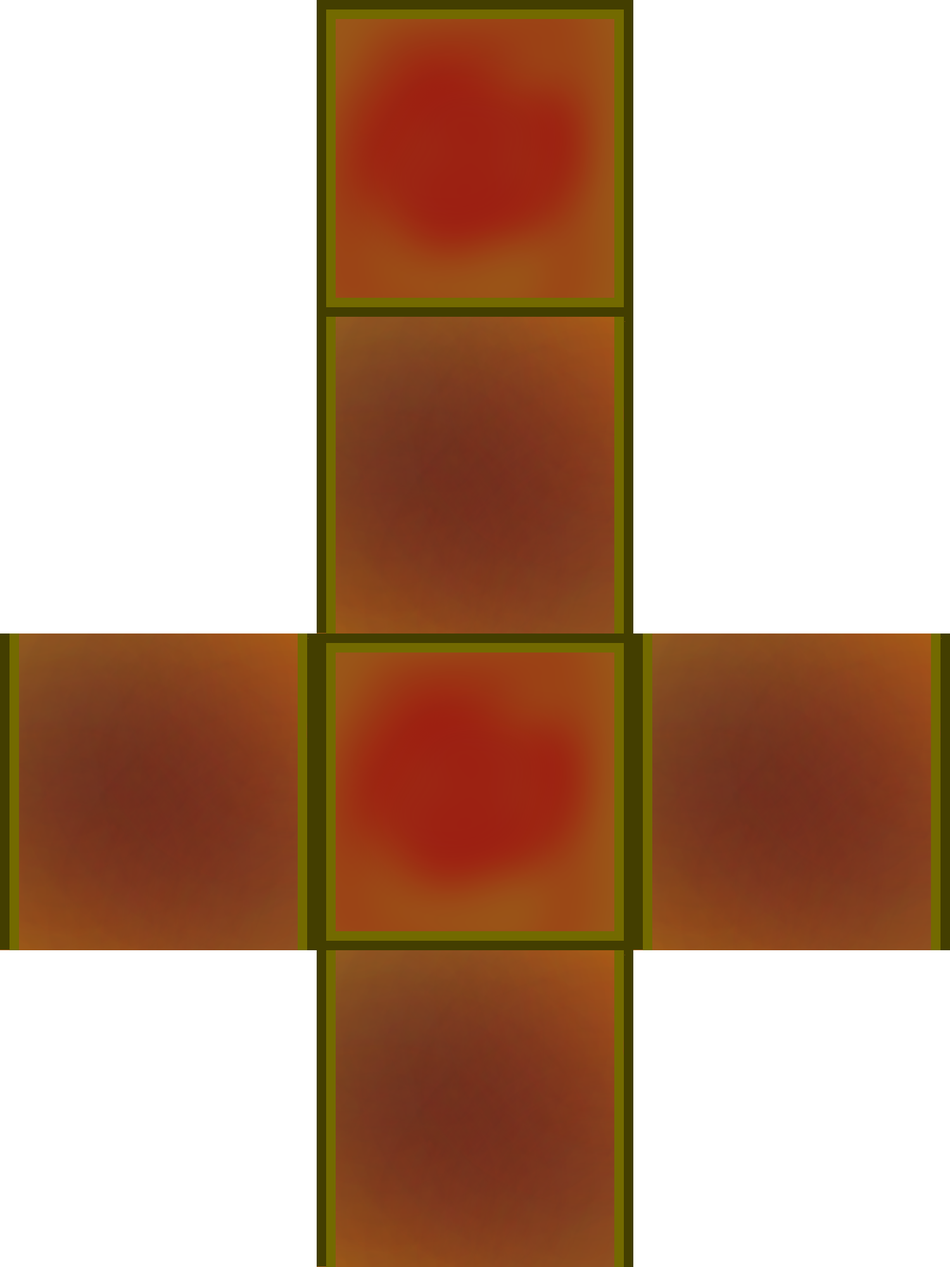
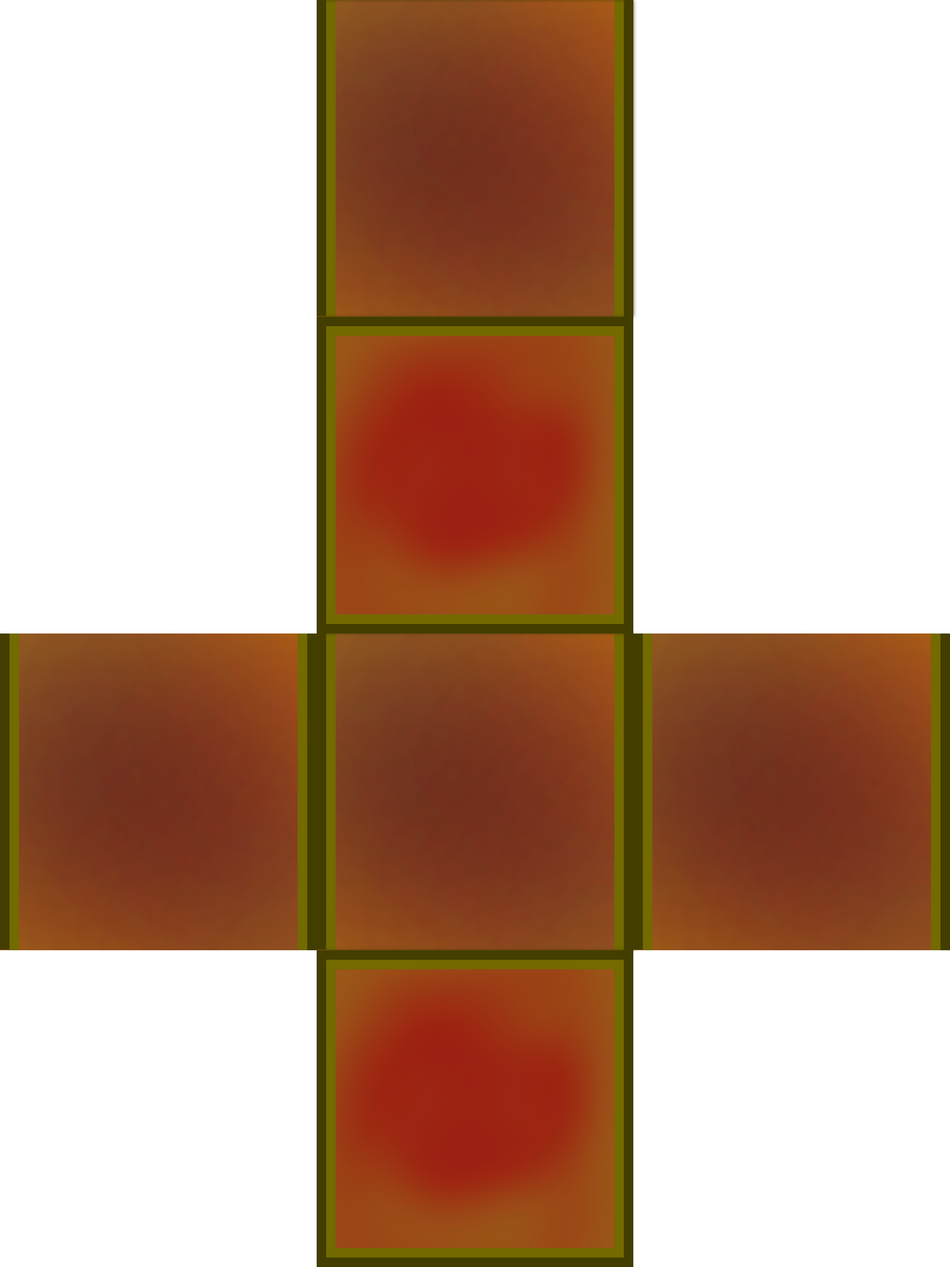
Before/after of a w=950, h=1267 layered artwork. What changed in the layer stack:
painted on "Calque copié" over box(316, 627, 626, 956)
painted on "Arrière-plan" over box(316, 0, 639, 1267)
